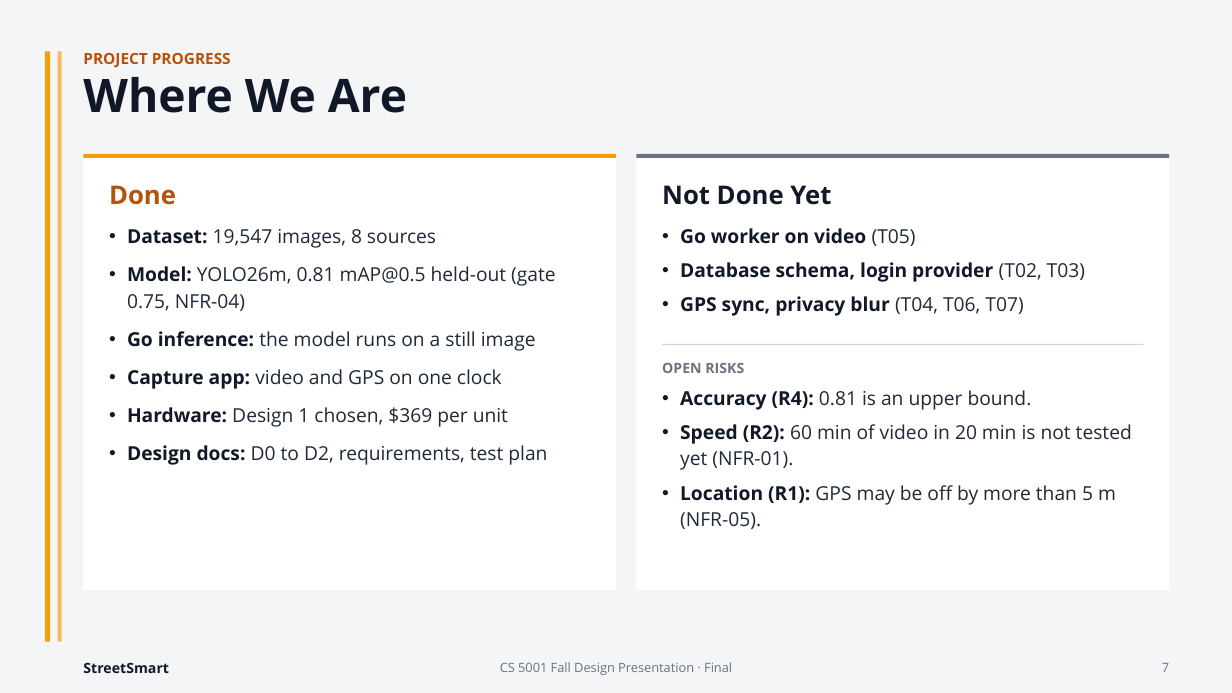
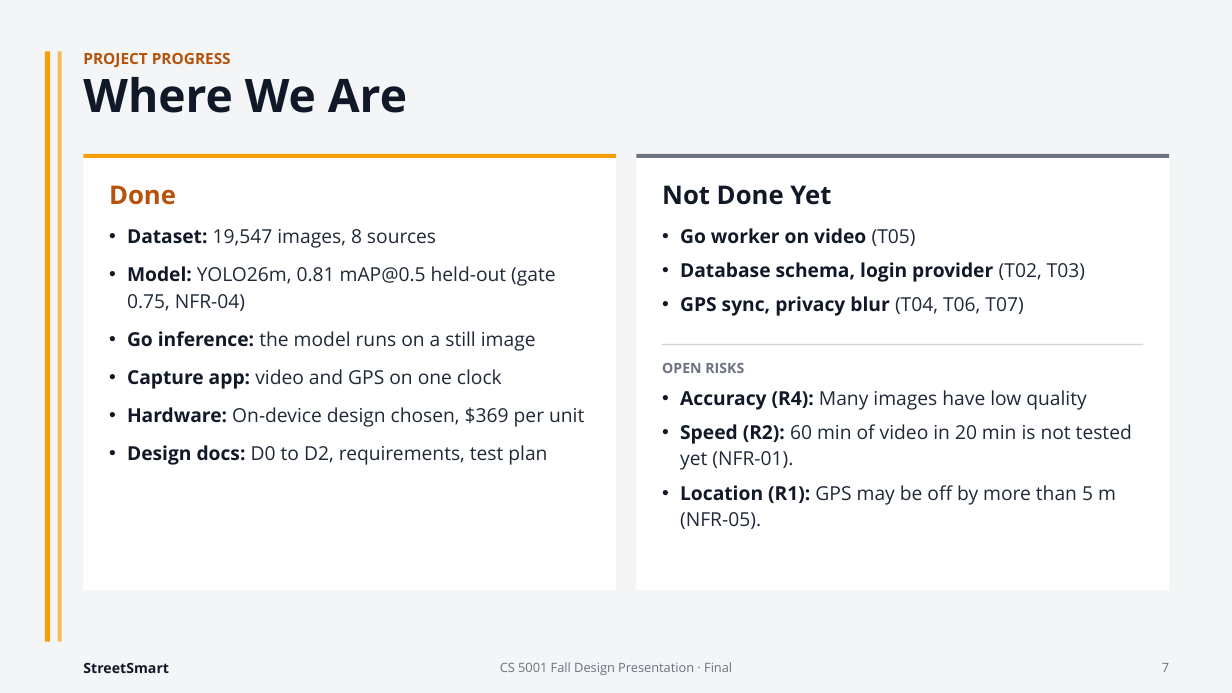
Before and after one commit to Advaitvag/StreetSmart-models, a slide deck: slide 7 of Presentation/StreetSmart_Presentation_Final.pptx. Drawn at 1232x693 pixels with LibreOffice and Linux fonts; fonts in the diff are those of the drawing. Boxes give left, top, right and bottom in pixels: in the first picture for what was removed or moved away, otherwise in the second. Text is boxed around its words. In the diff, an @@ line names an element or a change of style, - is before the commit and + after.

```diff
--- a/Presentation/StreetSmart_Presentation_Final.pptx
+++ b/Presentation/StreetSmart_Presentation_Final.pptx
@@ text at box(127, 407, 584, 427): text changed @@
-• Hardware: Design 1 chosen, $369 per unit
+• Hardware: On-device design chosen, $369 per unit
@@ text at box(680, 390, 1086, 410): text changed @@
-• Accuracy (R4): 0.81 is an upper bound.
+• Accuracy (R4): Many images have low quality
```
Also in this commit, not shown: 1 other slide changed, 3 other files.
